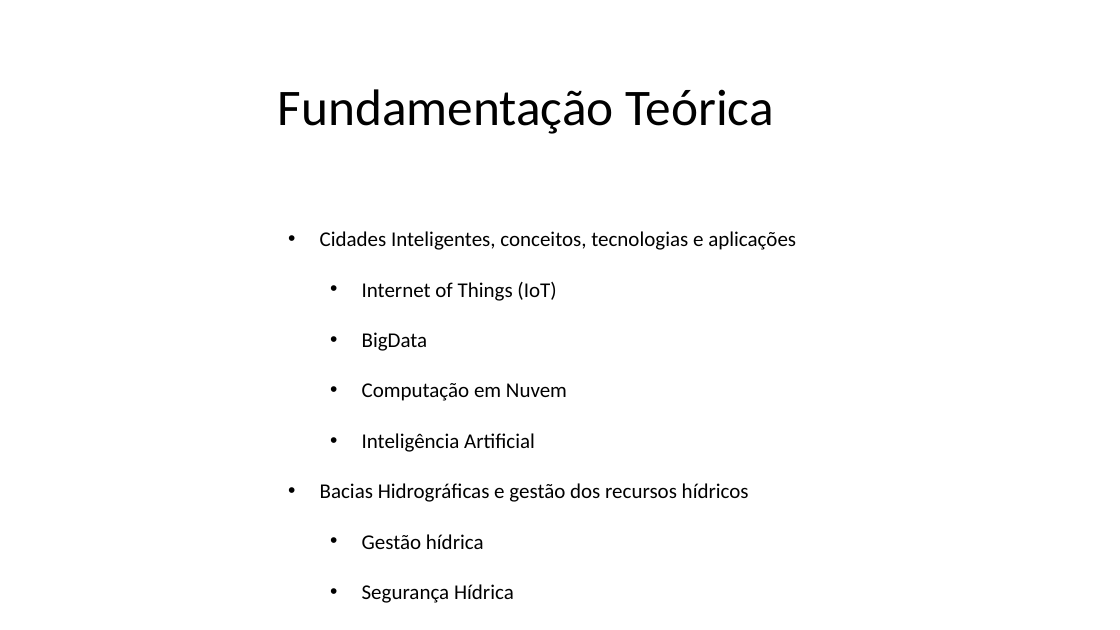
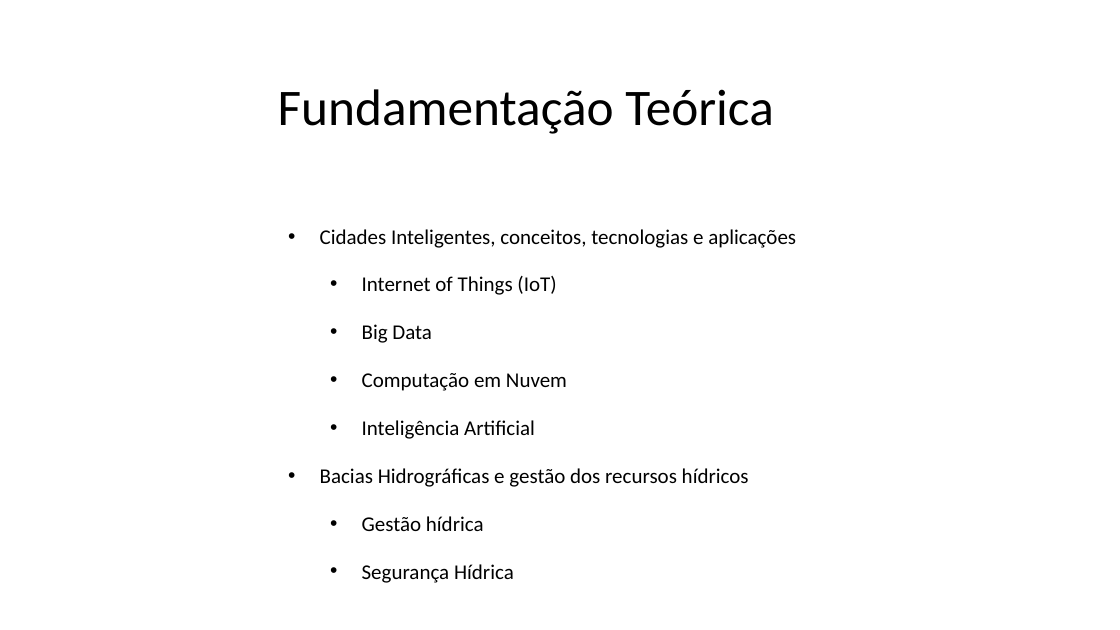
Before and after one commit to emiliobiasi/IniciacaoCientifica, a slide deck: slide 5 of RELATÓRIO FINAL E RESUMO/Emílio-apresentação_IC_IT .pptx. Drawn at 1120x630 pixels with LibreOffice and Linux fonts; fonts in the diff are those of the drawing; background and template pictures are left out. Boxes give left, top, right and bottom in pixels: in the first picture for what was removed or moved away, otherwise in the second. Text is boxed around its words. In the diff, an @@ line names an element or a change of style, - is before the commit and + after.

```diff
--- a/RELATÓRIO FINAL E RESUMO/Emílio-apresentação_IC_IT .pptx
+++ b/RELATÓRIO FINAL E RESUMO/Emílio-apresentação_IC_IT .pptx
@@ text at (x1=320, y1=229, x2=796, y2=583): line spacing 2 to 1.9 @@
@@ text at (x1=362, y1=324, x2=432, y2=343): text changed @@
-  • BigData
+  • Big Data
```
Also in this commit, not shown: 3 other slides changed, 2 slides removed.
